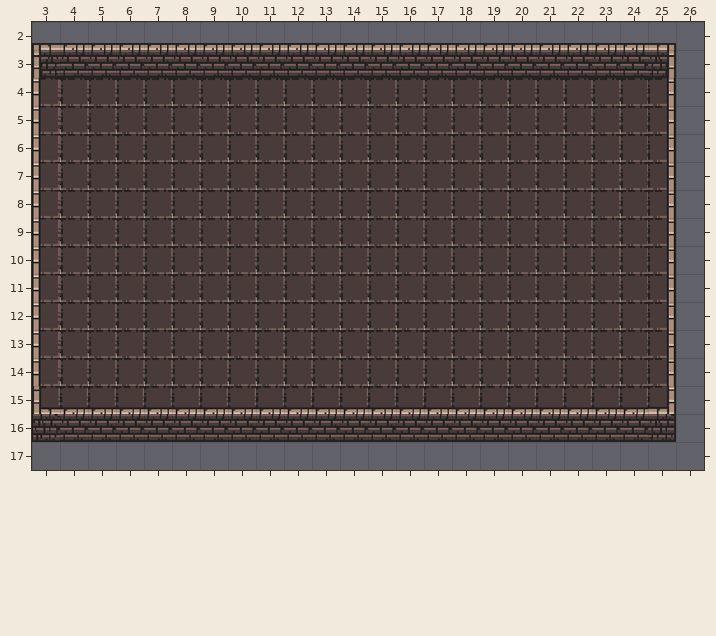
Tiled map: src/main/resources/assets/levels/tmx/initialRoom.tmx. Above is the file before it was changed.
Cells are 32x32 px. Shown: x 3..26, y 2..17. The old version is drawn lined up with the new one.
Now the later version:
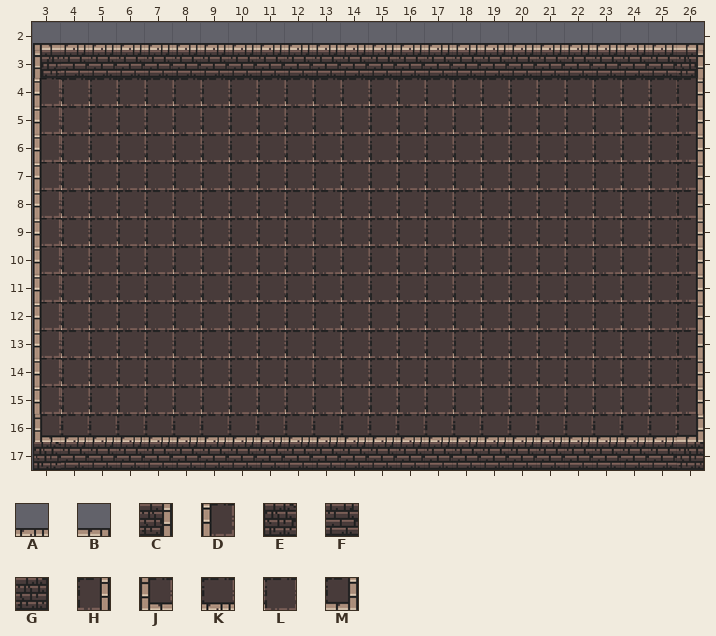
Key: from "mapTileSet": A 2, B 3, C 4, D 5, E 6, F 7, G 8, H 9, J 10, K 11, L 12, M 14.
_ is an empty cell.
Change:
map size 23x15 -> 30x20 cells (old content now starts at 3,2; both pictures use the new coordinates)
layer "Tile Layer 1" offset 0,0 -> 1,0 px
Layer "Tile Layer 1":
y 2: x 25..26 B_ -> AB
y 3: x 25..26 C_ -> FC
y 4..14: x 25..26 H_ -> LH
y 15: x 3..26 JKKKKKKKKKKKKKKKKKKKKKM_ -> DLLLLLLLLLLLLLLLLLLLLLLH
y 16: x 3..26 EFFFFFFFFFFFFFFFFFFFFFG_ -> JKKKKKKKKKKKKKKKKKKKKKKM
y 17: x 3..26 ________________________ -> EFFFFFFFFFFFFFFFFFFFFFFG
